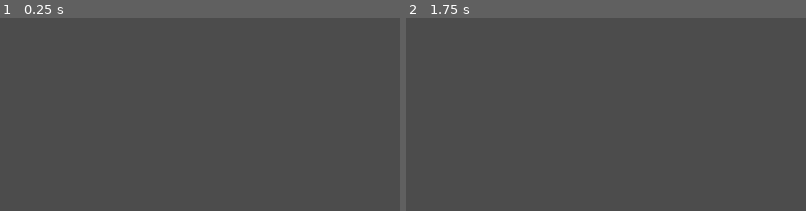
Above: before the commit, frames 1-2 (left to right).
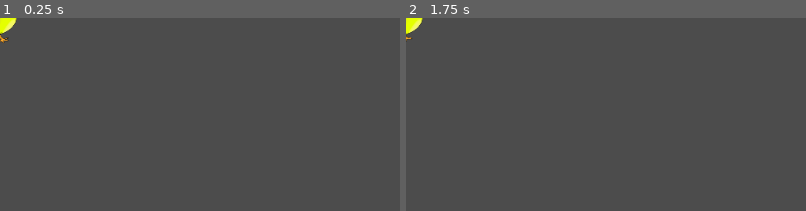
Above: after the commit, the same moments.

Repository: slavi010/ludumdare-47
Game: Godot game, scene res://Main.tscn
Same seed, same stepped clock (60 frames per second), same inputs: the game is played once before the commit and once after it.
Inputs:
- Up to frame 1 (0.25 s): no input
- Up to frame 2 (1.75 s): hold Right (ui_right) 0.53-1.28 s; tap Space (ui_select) at 0.77, 1.52 s
The pictures show only the part of the screen within x 0-50%, y 0-50%; the shares and areas given below are measured in that part.

The runs differ from the first frame. In frame 1, 0.3% of the frame differs, in the area x 0-5%, y 0-13%; in frame 2, 0.3%.

Commit message:
changer un mauvais nom de variable

Diff:
--- a/src/Player/Dodo.gd
+++ b/src/Player/Dodo.gd
@@ -9,7 +9,7 @@
 
 # Called when the node enters the scene tree for the first time.
 func _ready():
-	$AnimatedSprite.animation = "1walk"
+	$AnimatedSprite.animation = "walk"
 	position = TAILLE_ECRANT2
 	pass # Replace with function body.
 
